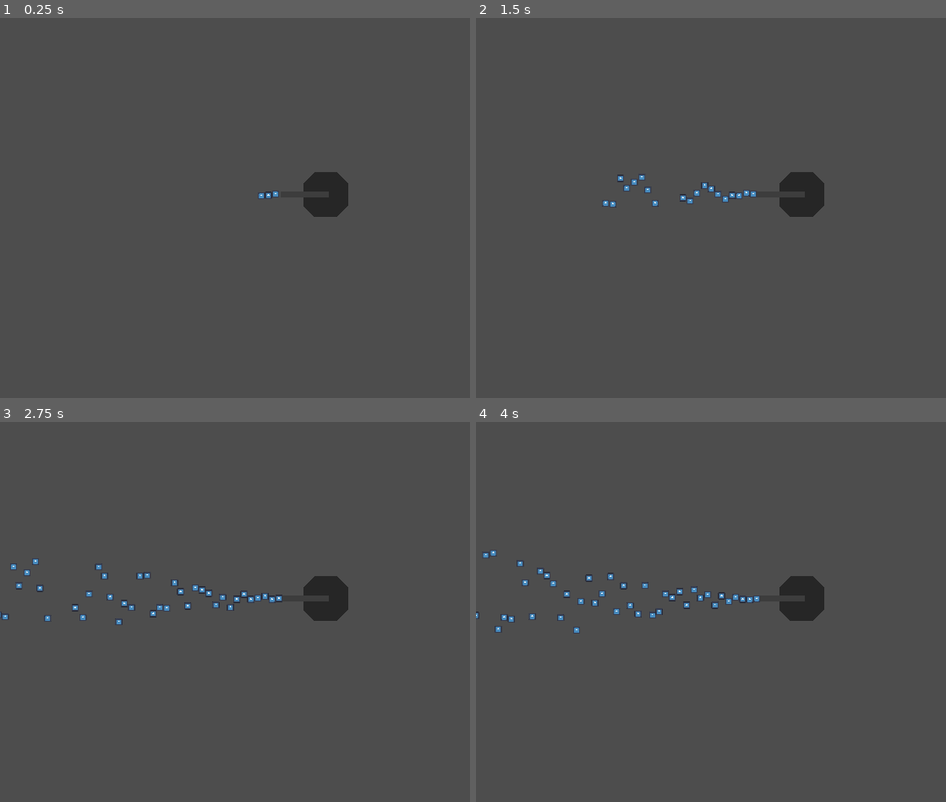
Above: before the commit, frames 1-4 (two rows, left to right).
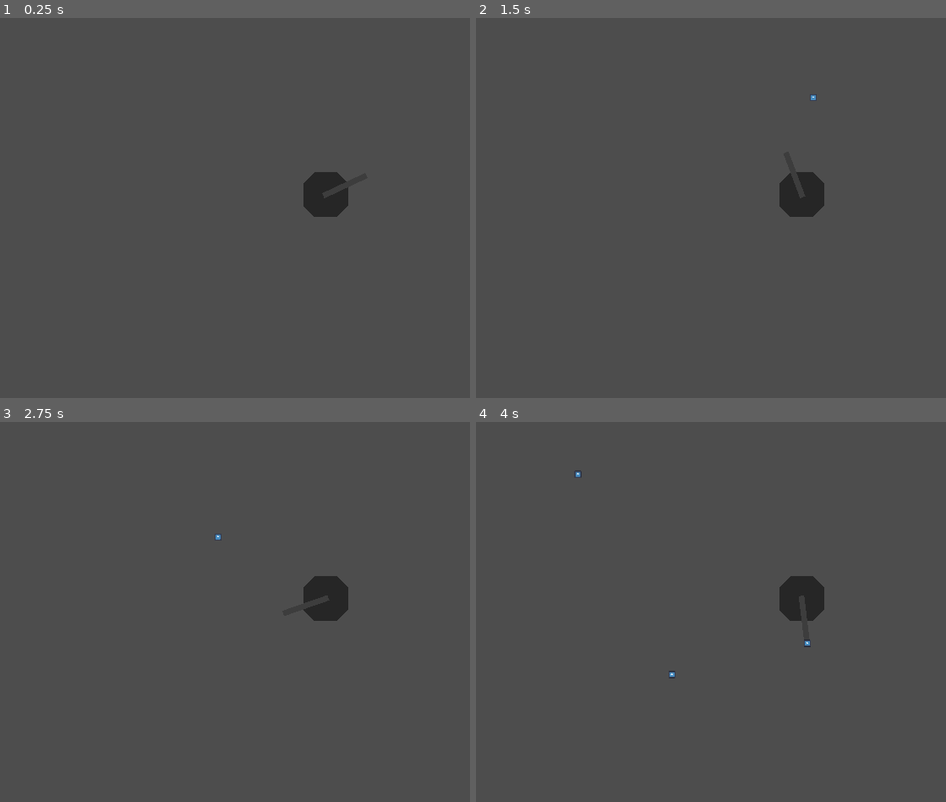
Above: after the commit, the same moments.

Repository: lighthouse-studios-my/eb-87
Game: Godot game, scene res://scenes/main/main.tscn
Same seed, same stepped clock (60 frames per second), same inputs: the game is played once before the commit and once after it. The engine's default icon, where the game draws it, is replaced by a stand-in: a white triangle on a blue panel in a dark square.
Inputs:
- Up to frame 1 (0.25 s): no input
- Up to frame 2 (1.5 s): hold D (move_right) 0.53-1.28 s; hold Space (dodge) 0.53-1.28 s; hold S (move_down) from 1.28 s (still down); tap Space (dodge) at 1.35 s
- Up to frame 3 (2.75 s): release S (move_down) at 2.03 s; hold D (move_right) from 2.03 s (still down); hold Space (dodge) from 2.03 s (still down)
- Up to frame 4 (4 s): release D (move_right) at 2.78 s; release Space (dodge) at 2.78 s; hold W (move_up) 2.78-3.53 s; tap Space (dodge) at 2.85 s; hold A (move_left) from 3.53 s (still down); hold Space (dodge) from 3.53 s (still down)

The runs differ from the first frame. In frame 1, less than 0.1% of the frame differs, in the area x 55-60%, y 45-48%; in frame 2, 0.3%; in frame 3, 0.7%; in frame 4, 0.8%, in the area x 0-72%, y 12-68%.

Commit message:
turret aims towards player slowly

Diff:
--- a/src/entities/enemies/enemy.tscn
+++ b/src/entities/enemies/enemy.tscn
@@ -10,7 +10,7 @@
 
 [node name="Enemy" type="CharacterBody2D"]
 collision_layer = 2
-collision_mask = 14
+collision_mask = 6
 script = ExtResource("1_it6d5")
 
 [node name="CollisionShape2D" type="CollisionShape2D" parent="."]
--- a/src/entities/turret/turret.gd
+++ b/src/entities/turret/turret.gd
@@ -44,7 +44,7 @@
 
 
 func aim_at(pos: Vector2) -> void:
-	_pivot.look_at(pos)
+	_pivot.rotation = lerp_angle(_pivot.rotation, get_angle_to(pos), 0.01)
 
 
 func _calculate_direction() -> Vector2:
--- a/src/entities/turret/turret.tscn
+++ b/src/entities/turret/turret.tscn
@@ -9,7 +9,6 @@
 script = ExtResource("1_78ulu")
 
 [node name="CooldownTimer" type="Timer" parent="."]
-wait_time = 0.051
 autostart = true
 
 [node name="Base" type="Polygon2D" parent="."]
